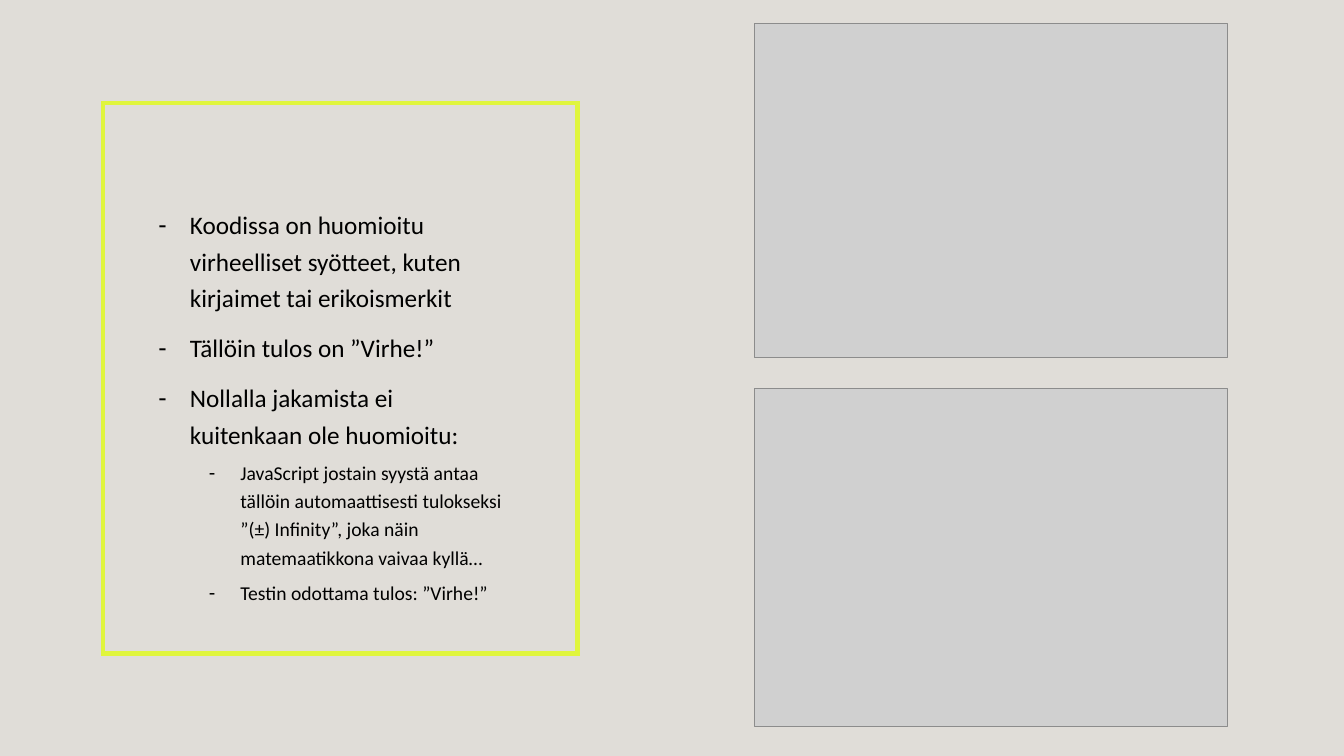
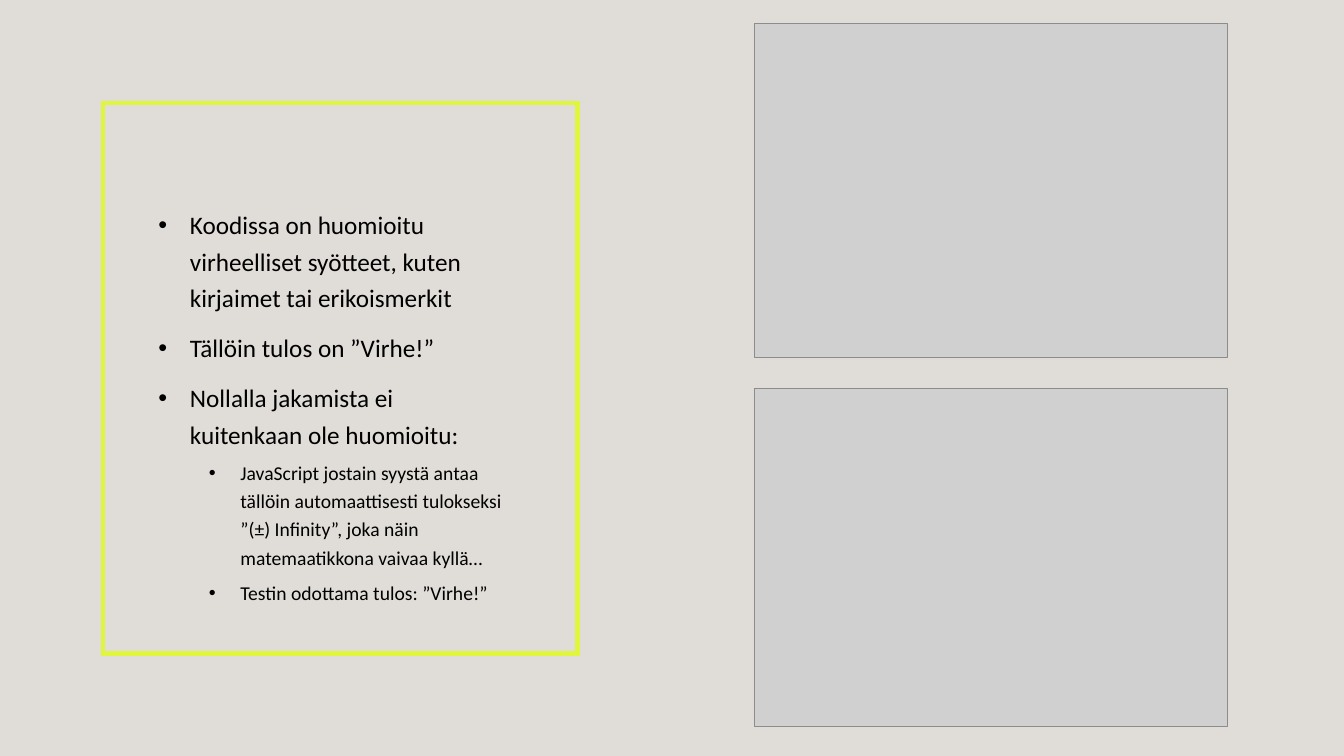
Before and after one commit to TeroAsilainen/ohjelmistotestaus-tyopaja, a slide deck: slide 8 of Playwright.pptx (slide 5 before the commit). Drawn at 1344x756 pixels with LibreOffice and Linux fonts; fonts in the diff are those of the drawing; grey boxes stand for pictures. Boxes give left, top, right and bottom in pixels: in the first picture for what was removed or moved away, otherwise in the second. Text is boxed around its words. In the diff, an @@ line names an element or a change of style, - is before the commit and + after.

```diff
--- a/Playwright.pptx
+++ b/Playwright.pptx
@@ text "Koodissa on huomioitu virheelliset syötteet, ..." at box(190, 216, 502, 600): bullet - to • @@
```
Also in this commit, not shown: 7 slides added, 8 other files.
